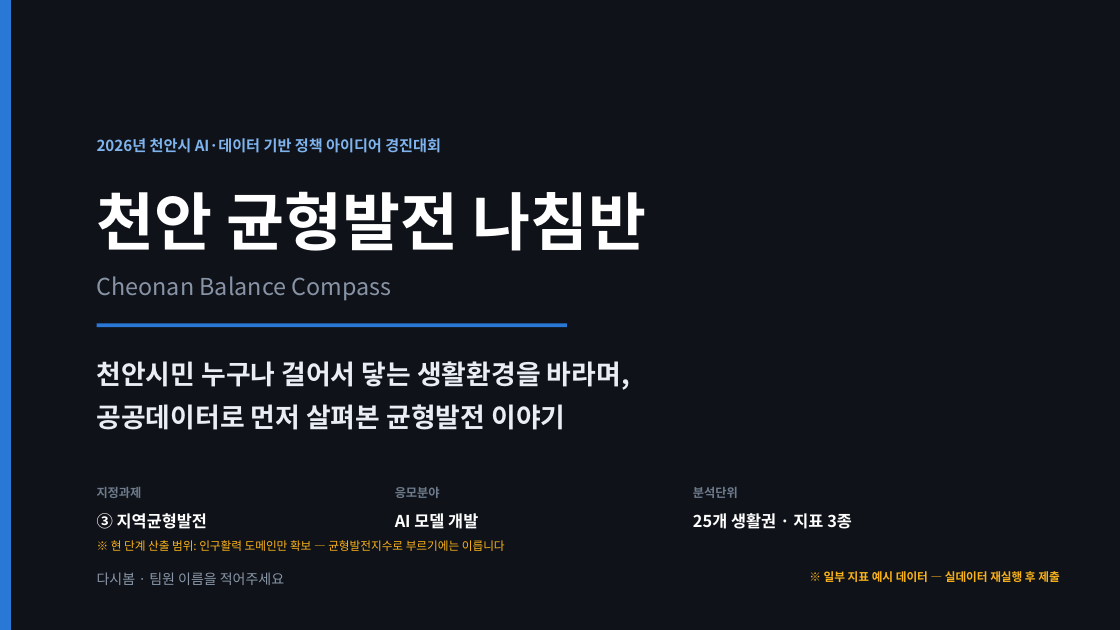
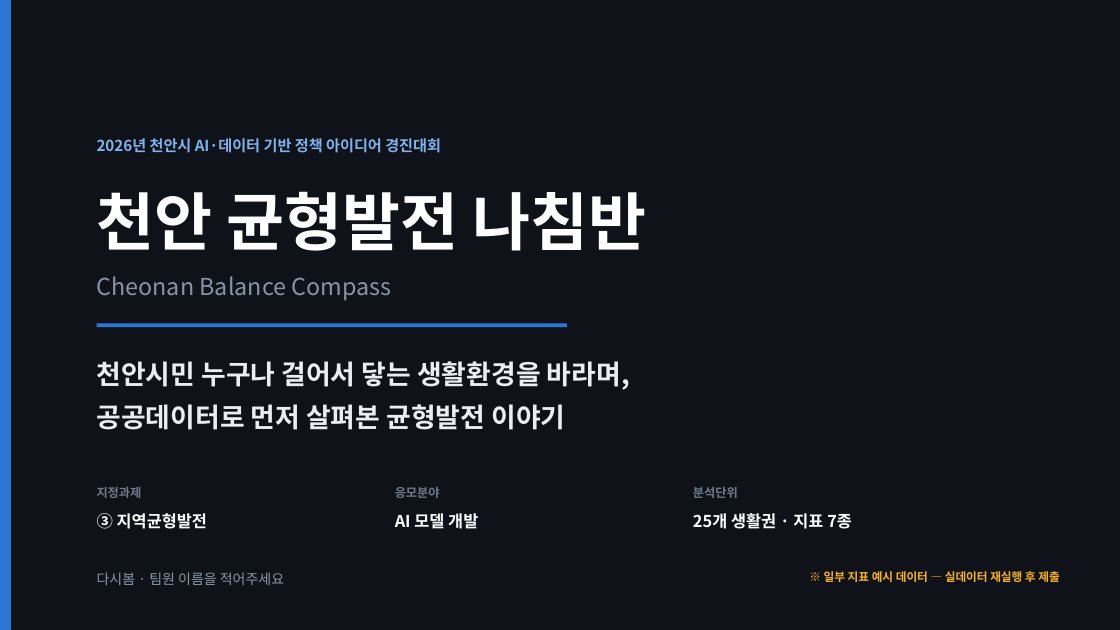
Before and after one commit to BioCode67/2026-AI-, a slide deck: slide 1 of deliverables/기획서_천안균형발전나침반_CBC.pptx. Drawn at 1120x630 pixels with LibreOffice and Linux fonts; fonts in the diff are those of the drawing. Boxes give left, top, right and bottom in pixels: in the first picture for what was removed or moved away, otherwise in the second. Text is boxed around its words. In the diff, an @@ line names an element or a change of style, - is before the commit and + after.

```diff
--- a/deliverables/기획서_천안균형발전나침반_CBC.pptx
+++ b/deliverables/기획서_천안균형발전나침반_CBC.pptx
@@ text at [693,513,852,529]: text changed @@
-25개 생활권 · 지표 3종
+25개 생활권 · 지표 7종
@@ text removed at [111,540,505,551] @@
-※ 현 단계 산출 범위: 인구활력 도메인만 확보 — 균형발전지수로 부르기에는 이릅니다
```
Also in this commit, not shown: 16 other slides changed, 2 slides added, 1 slide removed, 26 other files.
